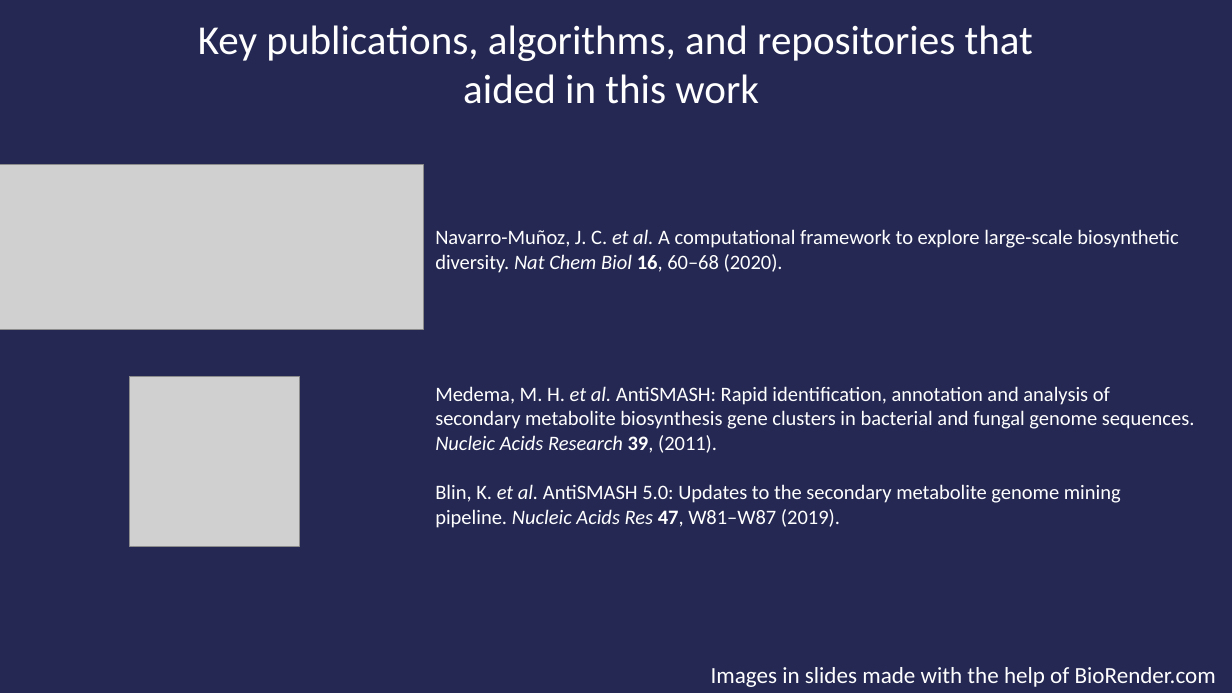
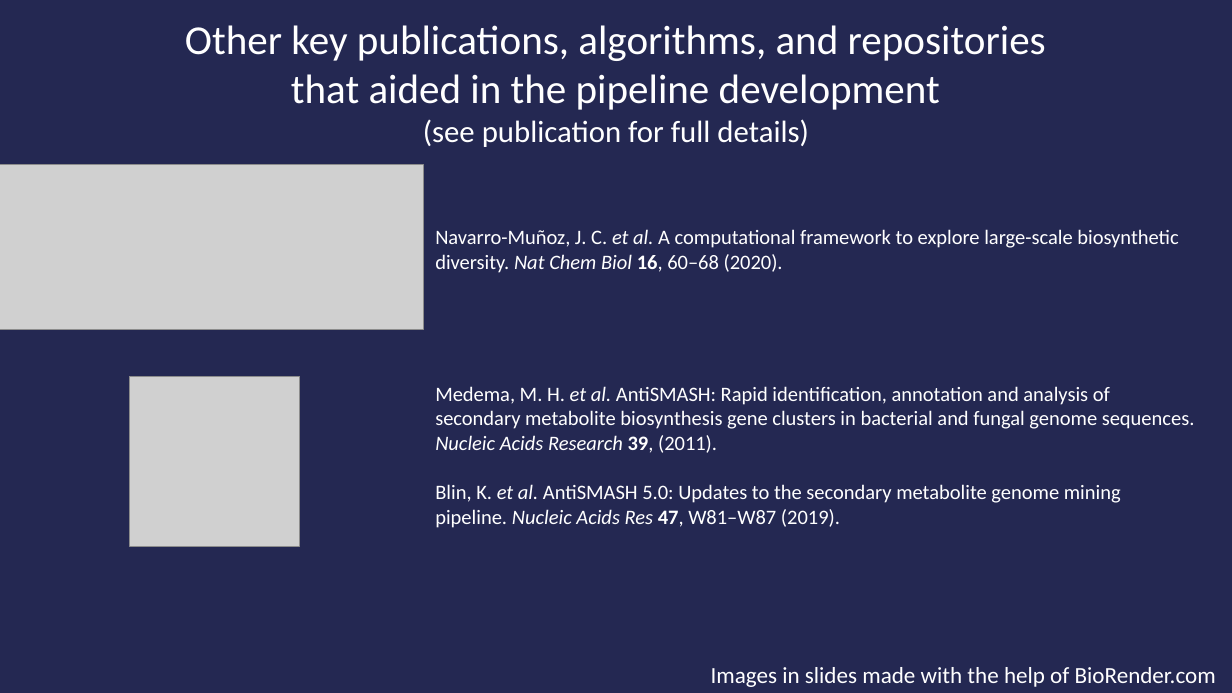
Before and after one commit to gnick18/FungalICS_Website, a slide deck: slide 9 of Images/CassisExplanation.pptx (slide 7 before the commit). Drawn at 1232x693 pixels with LibreOffice and Linux fonts; fonts in the diff are those of the drawing; grey boxes stand for pictures. Boxes give left, top, right and bottom in pixels: in the first picture for what was removed or moved away, otherwise in the second. Text is boxed around its words. In the diff, an @@ line names an element or a change of style, - is before the commit and + after.

```diff
--- a/Images/CassisExplanation.pptx
+++ b/Images/CassisExplanation.pptx
@@ text at <box>185,25,1046,147</box>: text changed @@
-Key publications, algorithms, and repositories that aided in this work
+Other key publications, algorithms, and repositories that aided in the pipeline development
+(see publication for full details)
```
Also in this commit, not shown: 4 other slides changed, 2 slides added, 10 other files.
